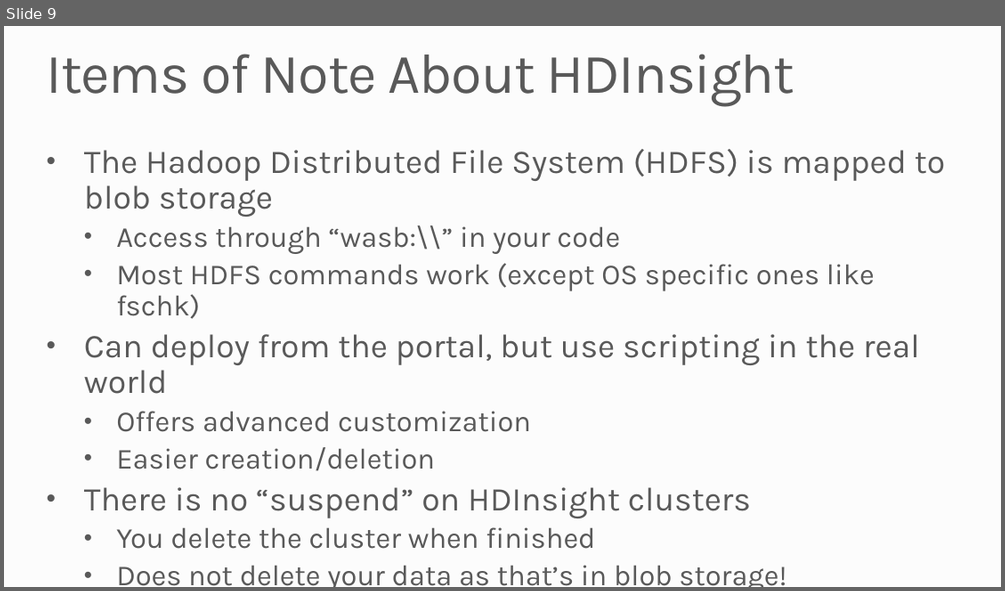
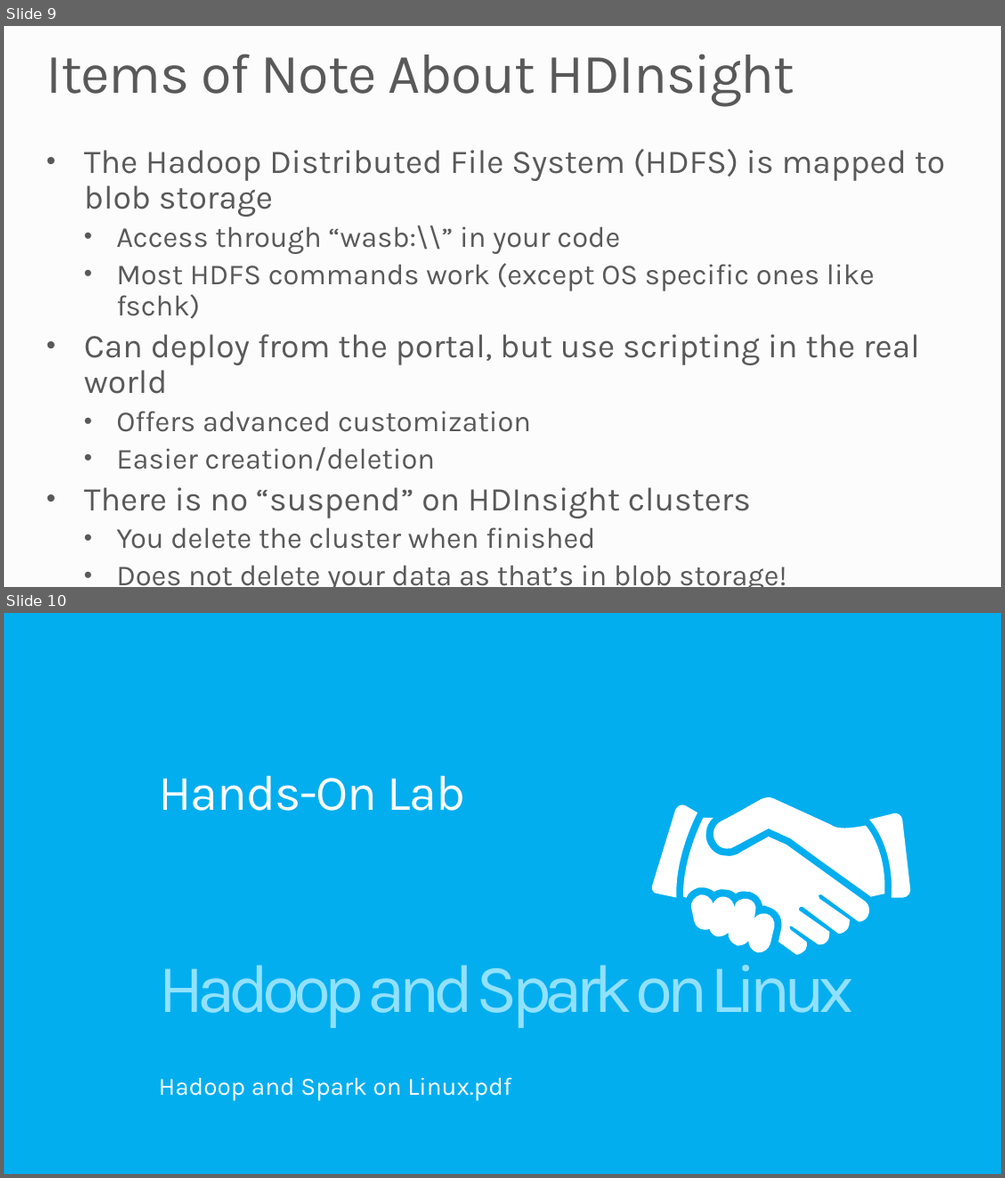
Before and after one commit to MSRConnections/Azure-training-course, a slide deck: Content/BigData/HDInsight and Big Data.pptx. Shown one above the other, each under a label of ours: slide 9 before the commit, slides 9 and 10 after it. The pictures are 1005x591 and 1005x1178 pixels, drawn with LibreOffice and Linux fonts; fonts in the diff are those of the drawing; background and template pictures are left out. Boxes give left, top, right and bottom in pixels: in the first picture for what was removed or moved away, otherwise in the second. Text is boxed around its words. In the diff, an @@ line names an element or a change of style, - is before the commit and + after.

```diff
--- a/Content/BigData/HDInsight and Big Data.pptx
+++ b/Content/BigData/HDInsight and Big Data.pptx
@@ slide 10 added at bbox=[4, 613, 1001, 1174], background #00AEEF @@
@@ title added at bbox=[159, 775, 466, 811], 48 pt, text #FFFFFF at 98% opacity @@
+Hands-On Lab
@@ group added at bbox=[651, 796, 910, 955]: 5 freeform shapes @@
@@ text added at bbox=[159, 950, 854, 1028], 66 pt, text #93E2FF @@
+Hadoop and Spark on Linux
@@ subtitle added at bbox=[159, 1078, 511, 1101], 24 pt, text #FFFFFF @@
+Hadoop and Spark on Linux.pdf
```
Also in this commit, not shown: 3 other files.
